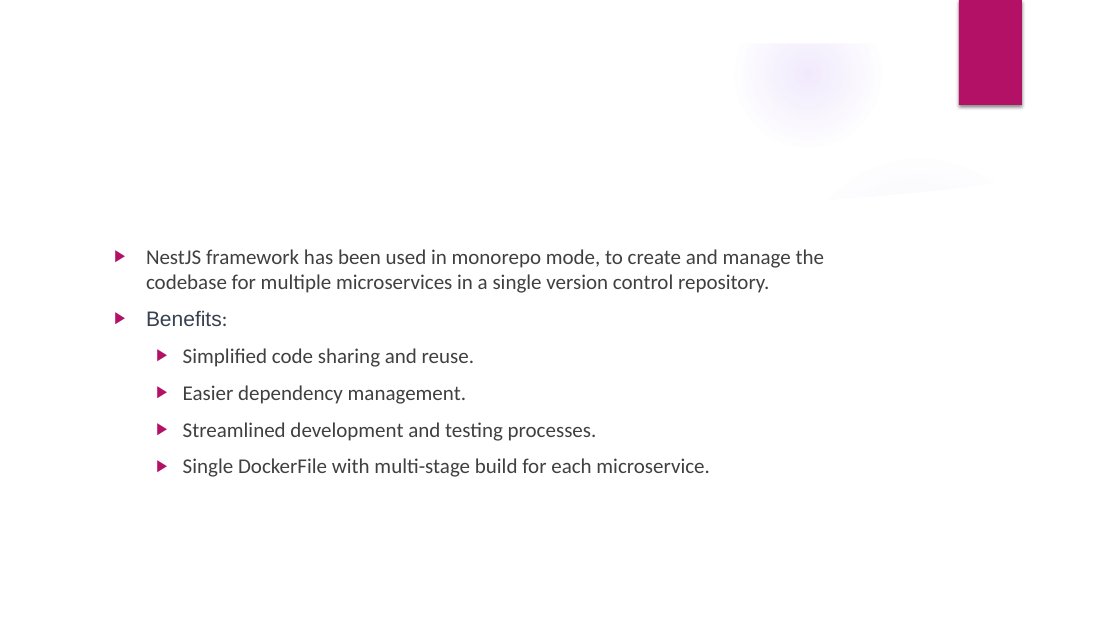
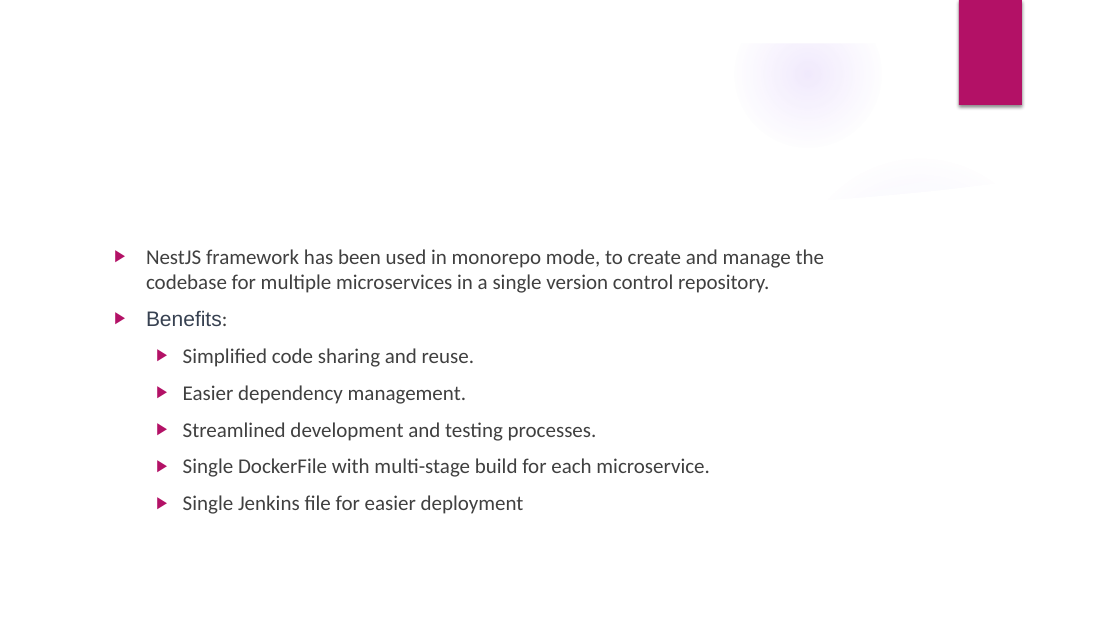
Before and after one commit to iamtarun99/Video-share-platform, a slide deck: slide 7 of Video Share Platform.pptx (slide 3 before the commit). Drawn at 1120x630 pixels with LibreOffice and Linux fonts; fonts in the diff are those of the drawing; background and template pictures are left out. Boxes give left, top, right and bottom in pixels: in the first picture for what was removed or moved away, otherwise in the second. Text is boxed around its words. In the diff, an @@ line names an element or a change of style, - is before the commit and + after.

```diff
--- a/Video Share Platform.pptx
+++ b/Video Share Platform.pptx
@@ text at (183, 495, 524, 514): paragraph added @@
+  ▶ Single Jenkins file for easier deployment
```
Also in this commit, not shown: 7 other slides changed, 4 slides added, 1 slide removed.
